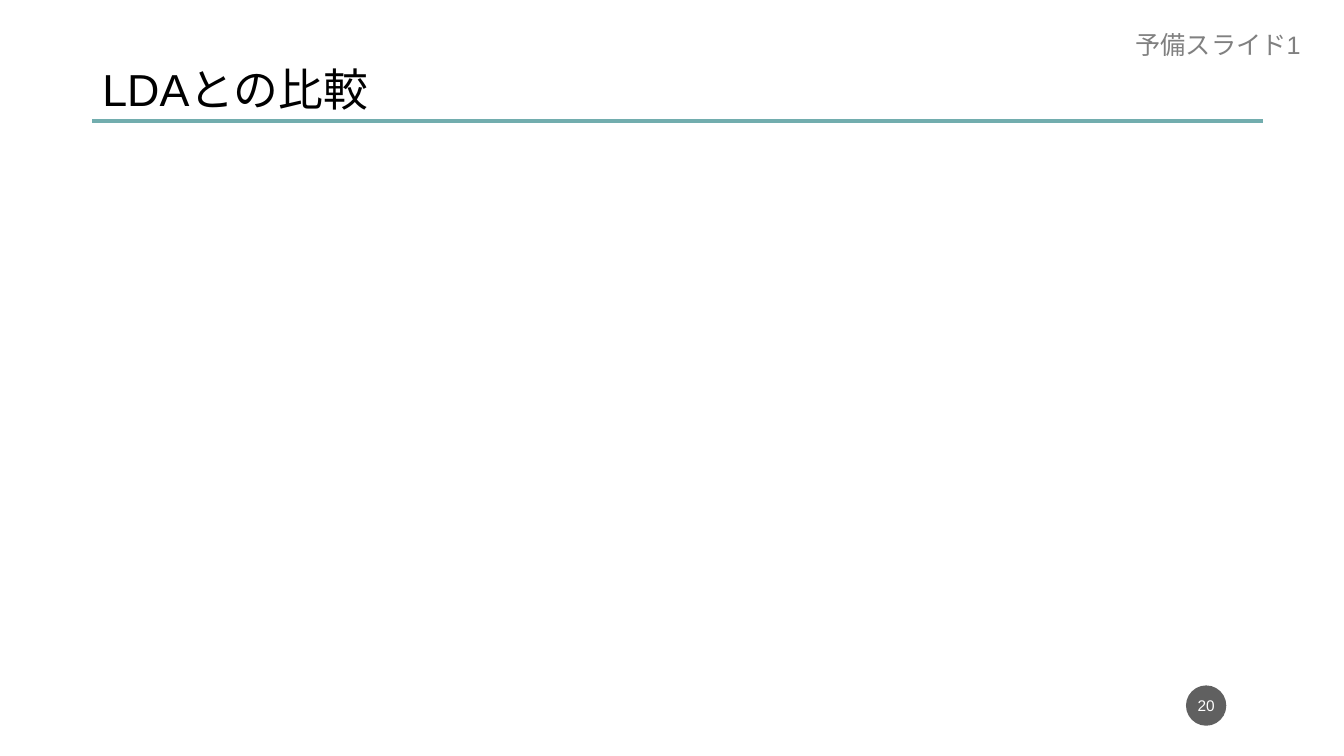
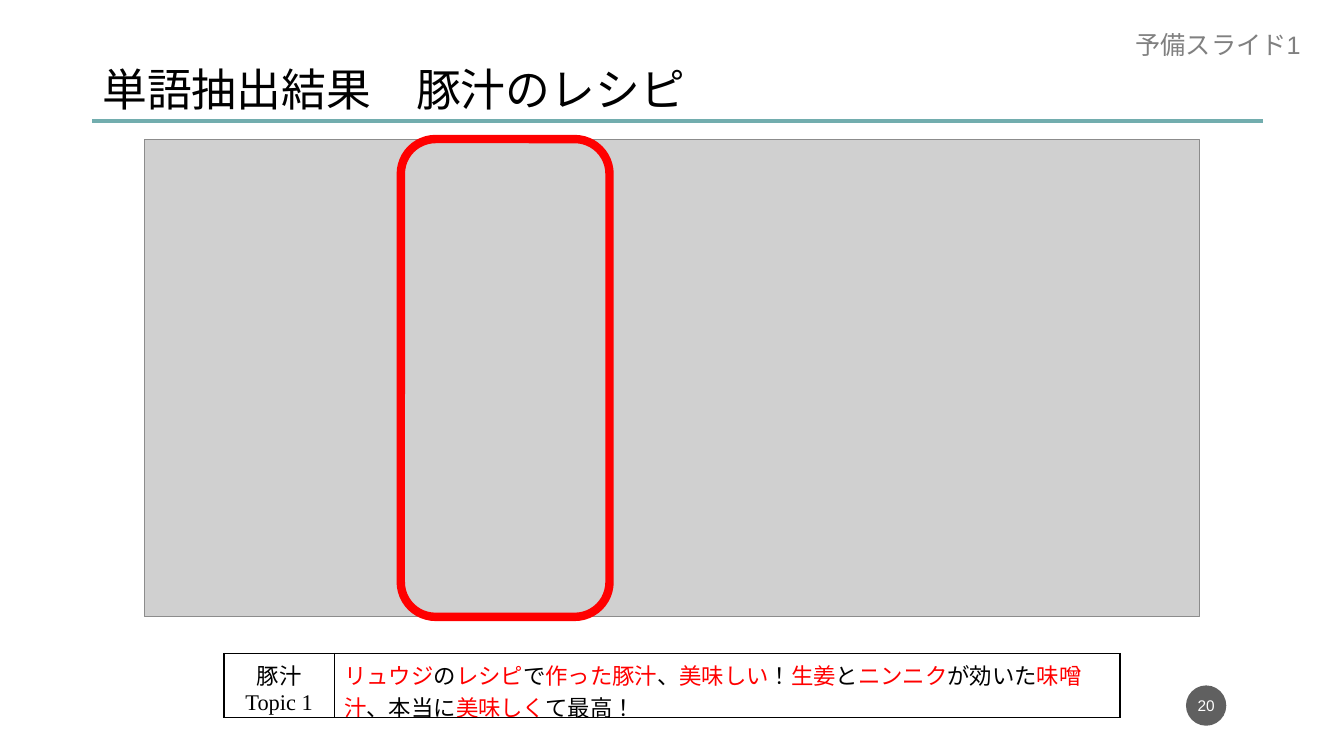
Before and after one commit to dora937nishikori/investigation, a slide deck: slide 20 of 修論/修論発表資料.pptx. Drawn at 1344x756 pixels with LibreOffice and Linux fonts; fonts in the diff are those of the drawing; grey boxes stand for pictures. Boxes give left, top, right and bottom in pixels: in the first picture for what was removed or moved away, otherwise in the second. Text is boxed around its words. In the diff, an @@ line names an element or a change of style, - is before the commit and + after.

```diff
--- a/修論/修論発表資料.pptx
+++ b/修論/修論発表資料.pptx
@@ text at (102, 68, 685, 110): text changed @@
-LDAとの比較
+単語抽出結果 豚汁のレシピ
@@ picture added at (144, 139, 1200, 617) @@
@@ rounded rectangle added at (401, 139, 610, 617), outline #FF0000 6 pt @@
@@ table added at (224, 653, 1119, 722), 1 rows, 2 columns @@
+豚汁 / Topic 1 | リュウジのレシピで作った豚汁、美味しい！生姜とニンニクが効いた味噌汁、本当に美味しくて最高！
```
Also in this commit, not shown: 7 slides added, 15 other files.
